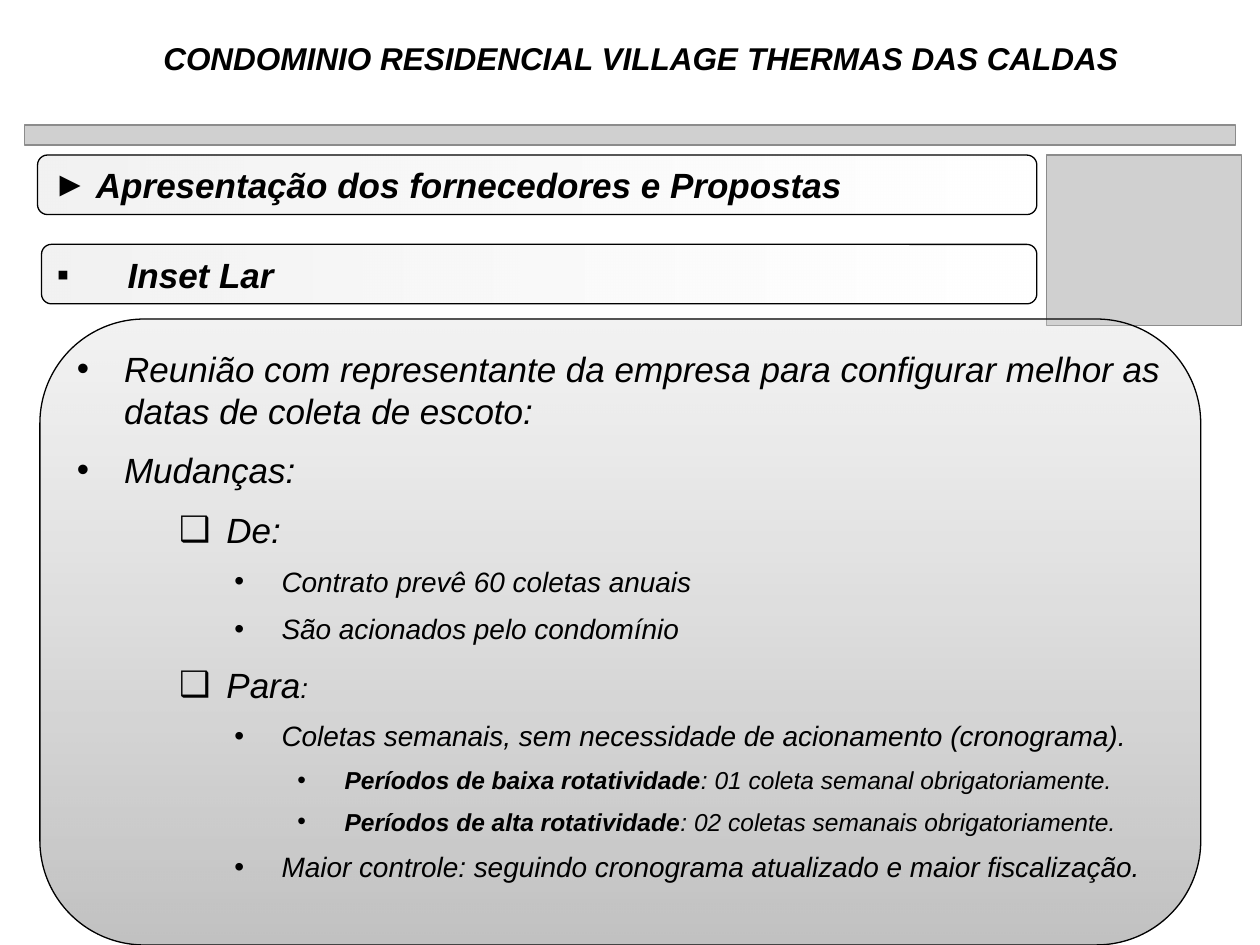
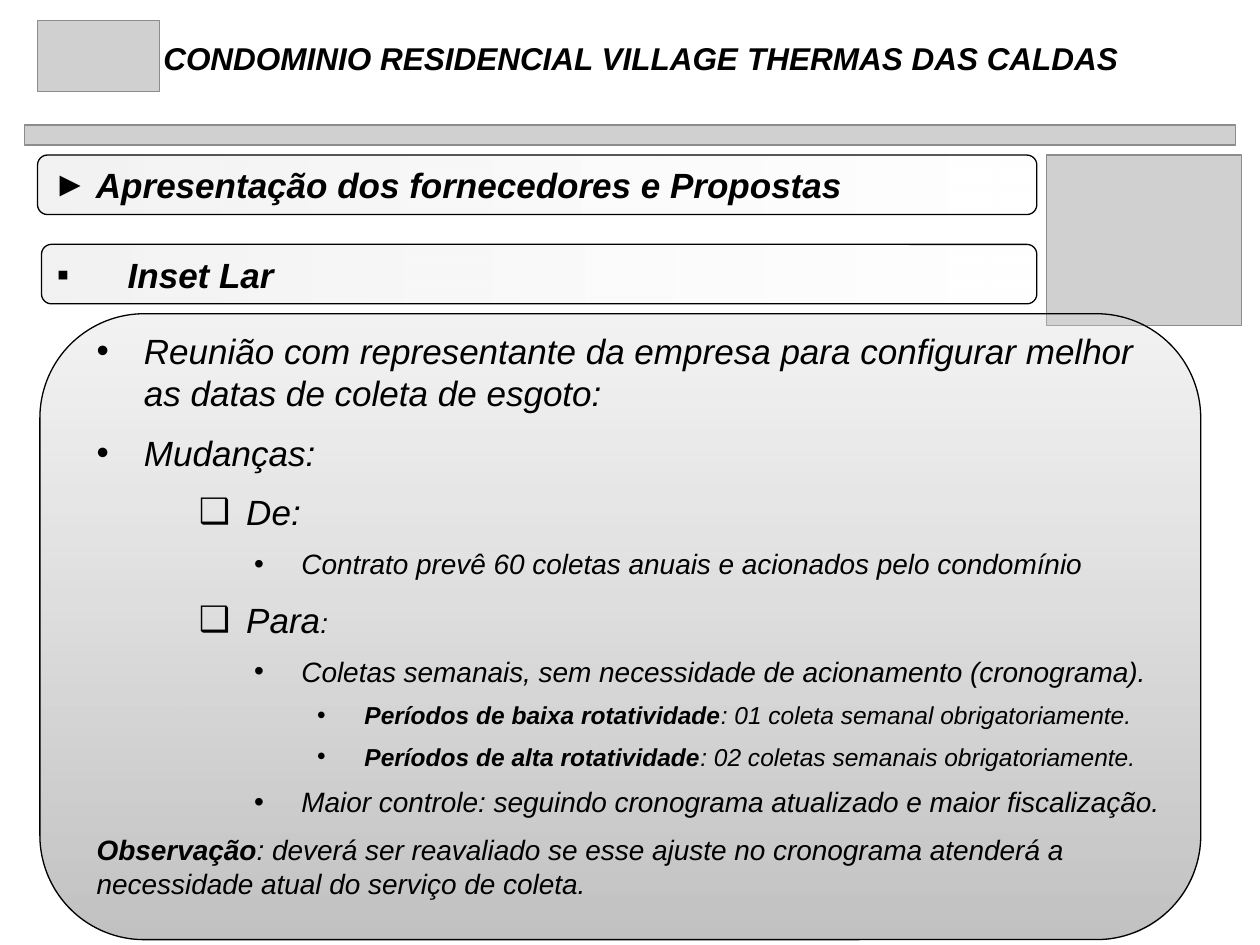
Before and after one commit to rwlc71/Village, a slide deck: slide 12 of Manutenção Village/FossaSepticas.pptx (slide 11 before the commit). Drawn at 1260x945 pixels with LibreOffice and Linux fonts; fonts in the diff are those of the drawing; grey boxes stand for pictures. Boxes give left, top, right and bottom in pixels: in the first picture for what was removed or moved away, otherwise in the second. Text is boxed around its words. In the diff, an @@ line names an element or a change of style, - is before the commit and + after.

Commit message:
Atualizações

```diff
--- a/Manutenção Village/FossaSepticas.pptx
+++ b/Manutenção Village/FossaSepticas.pptx
@@ picture added at box(38, 21, 160, 92) @@
@@ rounded rectangle: place and size @@
-rounded rectangle at box(40, 319, 1201, 945)
+rounded rectangle at box(40, 314, 1201, 940)
@@ text "Reunião com representante da empresa ...": place and size @@
-text "Reunião com representante da empresa ..." at box(124, 356, 1160, 883)
+text "Reunião com representante da empresa ..." at box(97, 338, 1159, 899)
@@ text at box(144, 338, 1133, 413): text changed @@
-• Reunião com representante da empresa para configurar melhor as datas de coleta de escoto:
+• Reunião com representante da empresa para configurar melhor as datas de coleta de esgoto:
@@ text at box(301, 553, 1081, 580): text changed @@
-    • Contrato prevê 60 coletas anuais
-    • São acionados pelo condomínio
+    • Contrato prevê 60 coletas anuais e acionados pelo condomínio
@@ text at box(97, 839, 1064, 899): paragraph added @@
+Observação: deverá ser reavaliado se esse ajuste no cronograma atenderá a necessidade atual do serviço de coleta.
```
Also in this commit, not shown: 19 other slides changed, 1 slide added, 10 other files.
